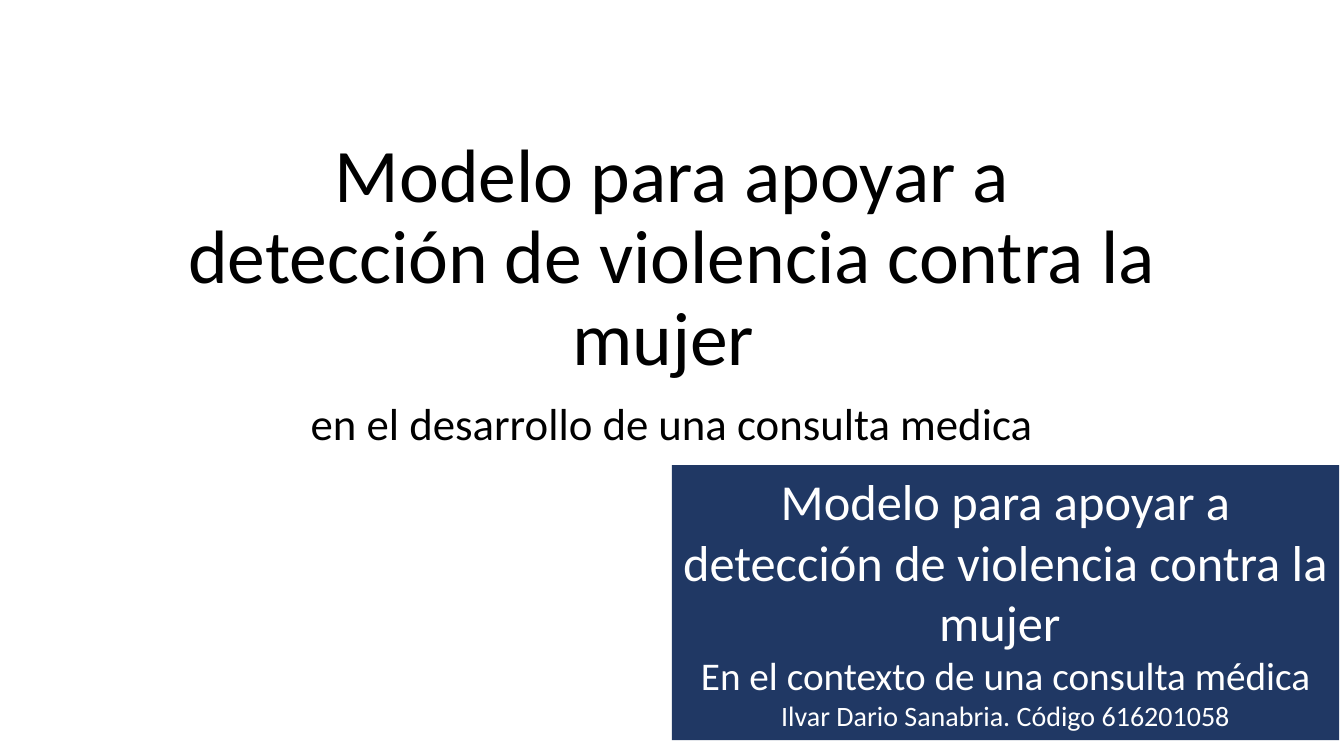
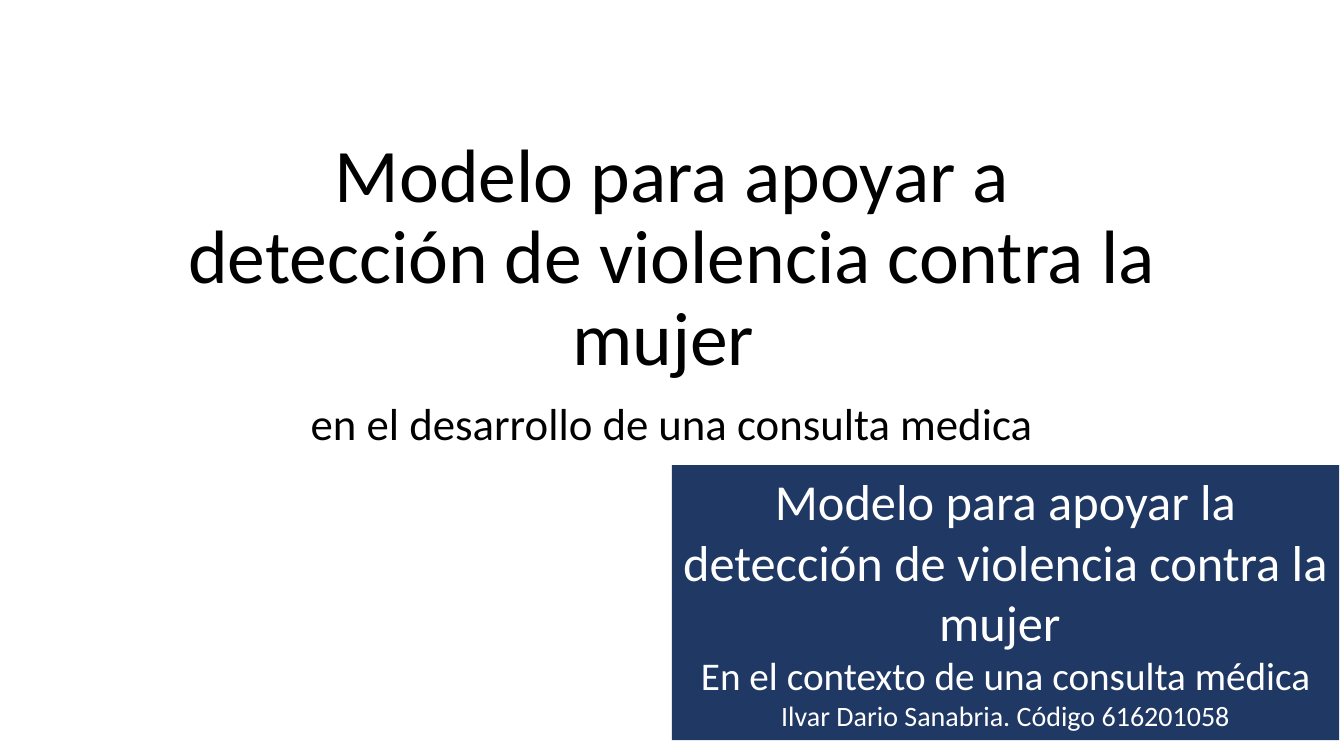
Before and after one commit to sanilvar/NLP, a slide deck: slide 1 of Proyecto Violencia.pptx. Drawn at 1344x756 pixels with LibreOffice and Linux fonts; fonts in the diff are those of the drawing; background and template pictures are left out. Boxes give left, top, right and bottom in pixels: in the first picture for what was removed or moved away, otherwise in the second. Text is boxed around its words. In the diff, an @@ line names an element or a change of style, - is before the commit and + after.

```diff
--- a/Proyecto Violencia.pptx
+++ b/Proyecto Violencia.pptx
@@ text in rectangle at box(683, 485, 1328, 650): text changed @@
-Modelo para apoyar a detección de violencia contra la mujer
+Modelo para apoyar la detección de violencia contra la mujer
```
Also in this commit, not shown: 1 slide added, 1 slide removed, 1 other file.
